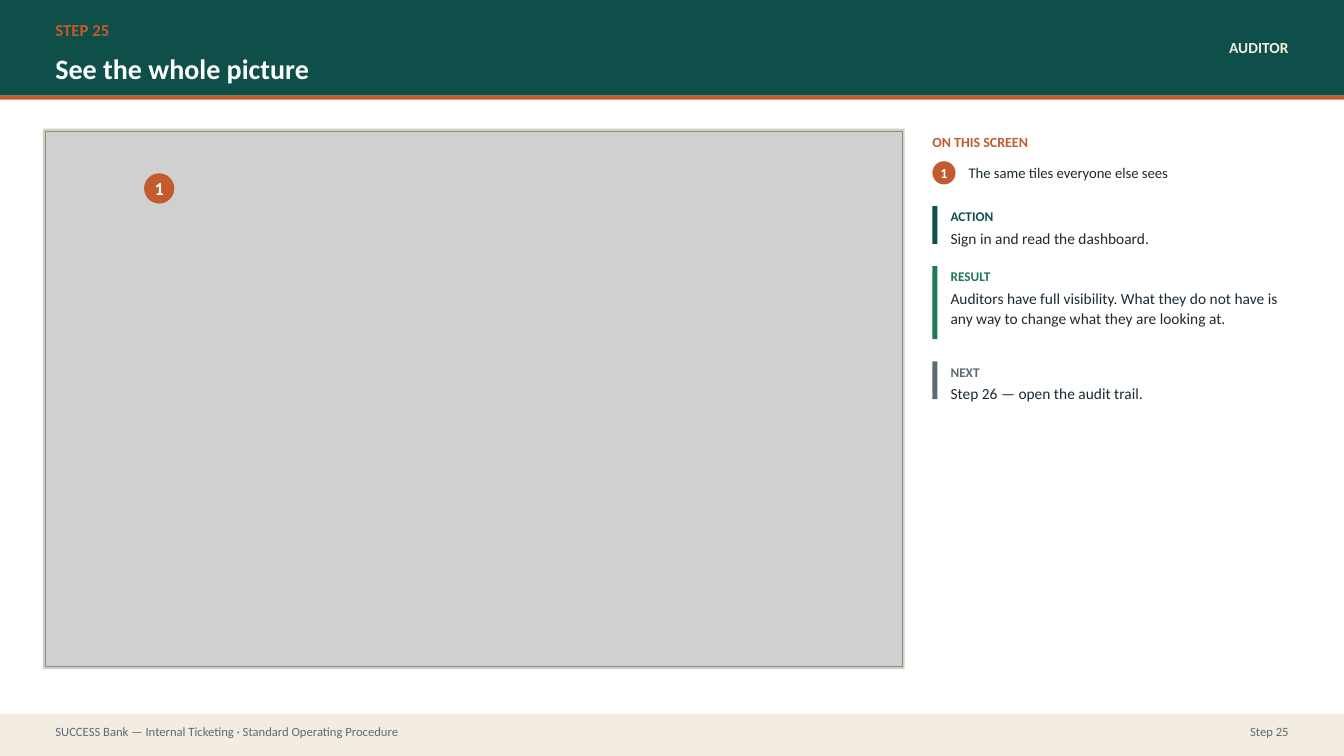
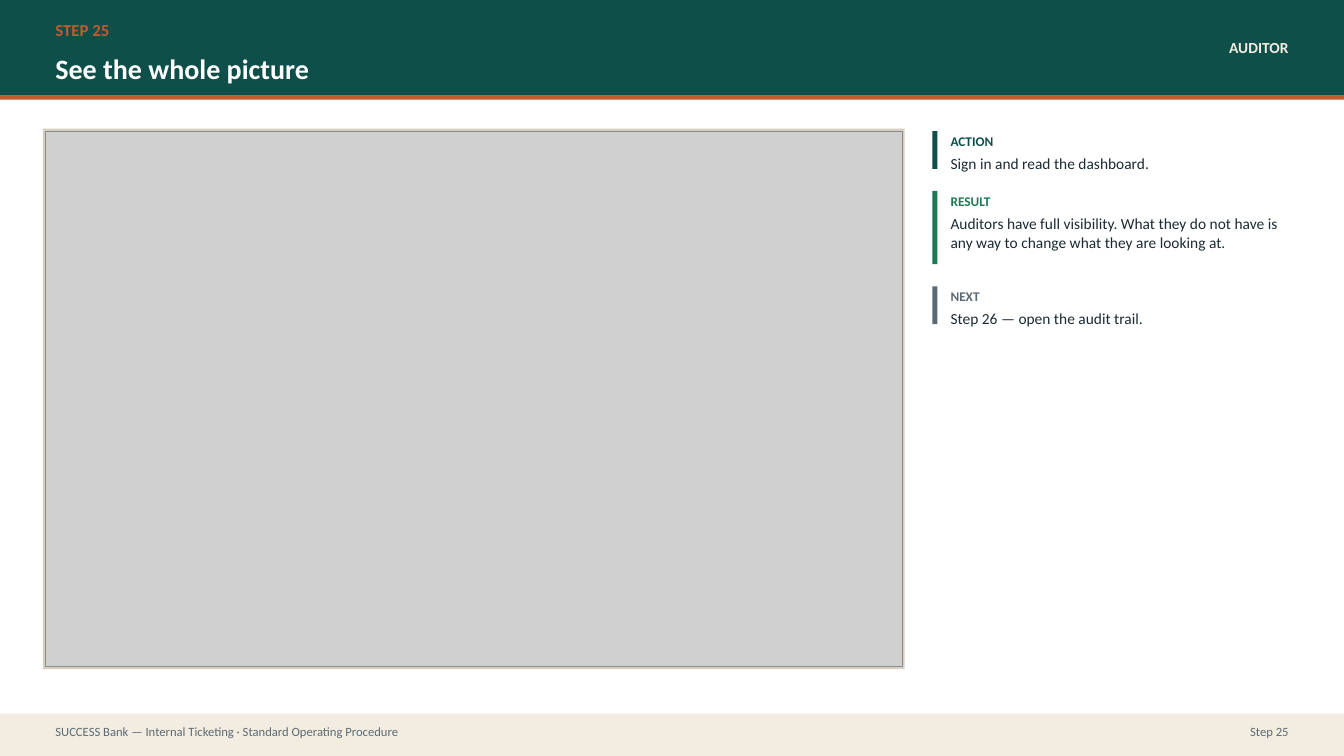
Before and after one commit to prajwal-patil-hub/Internal-Banking-Ticketing-System, a slide deck: slide 46 of docs/sop/SUCCESS-Bank-Ticketing-SOP.pptx. Drawn at 1344x756 pixels with LibreOffice and Linux fonts; fonts in the diff are those of the drawing; grey boxes stand for pictures. Boxes give left, top, right and bottom in pixels: in the first picture for what was removed or moved away, otherwise in the second. Text is boxed around its words. In the diff, an @@ line names an element or a change of style, - is before the commit and + after.

```diff
--- a/docs/sop/SUCCESS-Bank-Ticketing-SOP.pptx
+++ b/docs/sop/SUCCESS-Bank-Ticketing-SOP.pptx
@@ text removed at (932, 138, 1028, 147) @@
-ON THIS SCREEN
@@ 6 texts, 3 rectangles: place and size @@
-6 texts, 3 rectangles at (933, 206, 1278, 402)
+6 texts, 3 rectangles at (933, 131, 1278, 327)
@@ ellipse removed at (144, 173, 174, 204) @@
-1
@@ ellipse removed at (933, 161, 956, 185) @@
-1
@@ text removed at (969, 167, 1168, 181) @@
-The same tiles everyone else sees
```
Also in this commit, not shown: 14 other slides changed, 3 other files.
